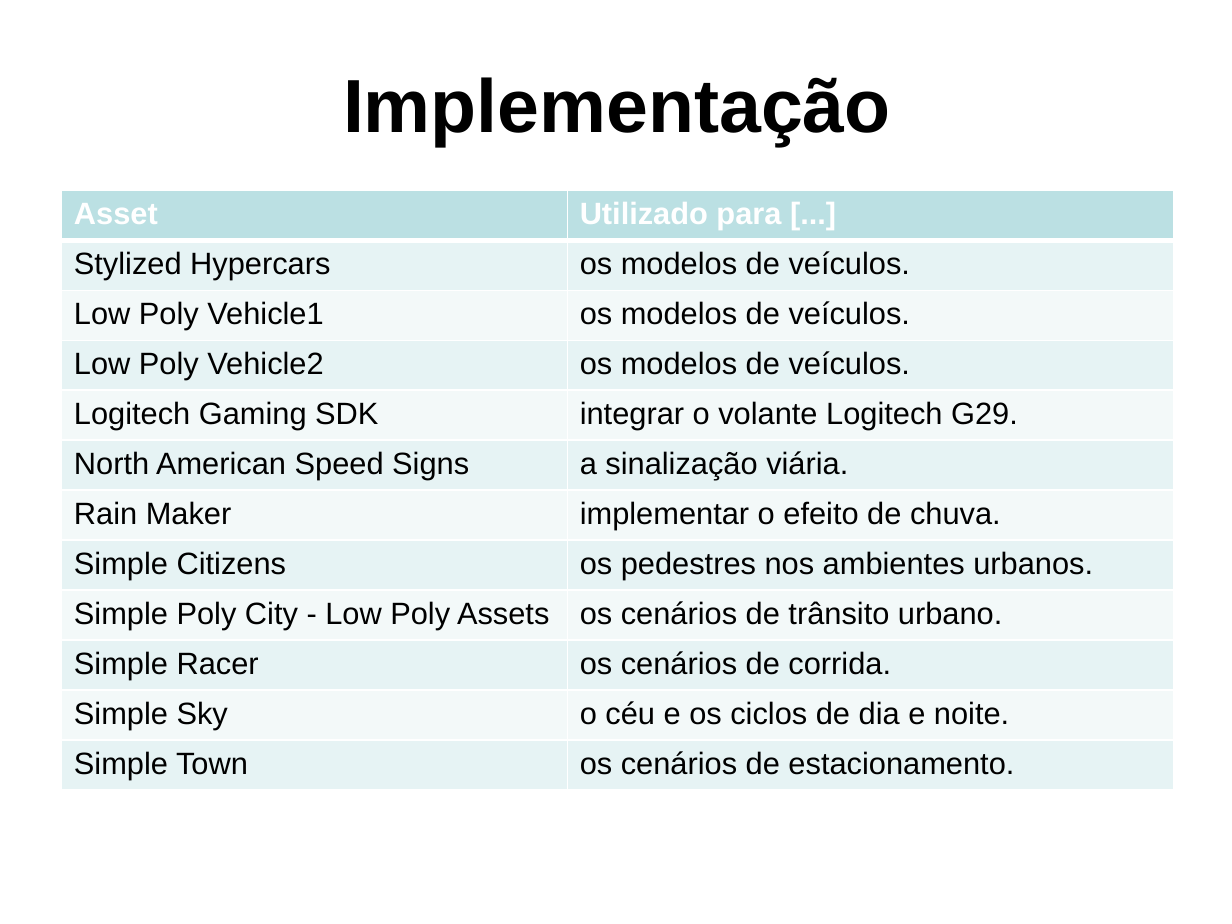
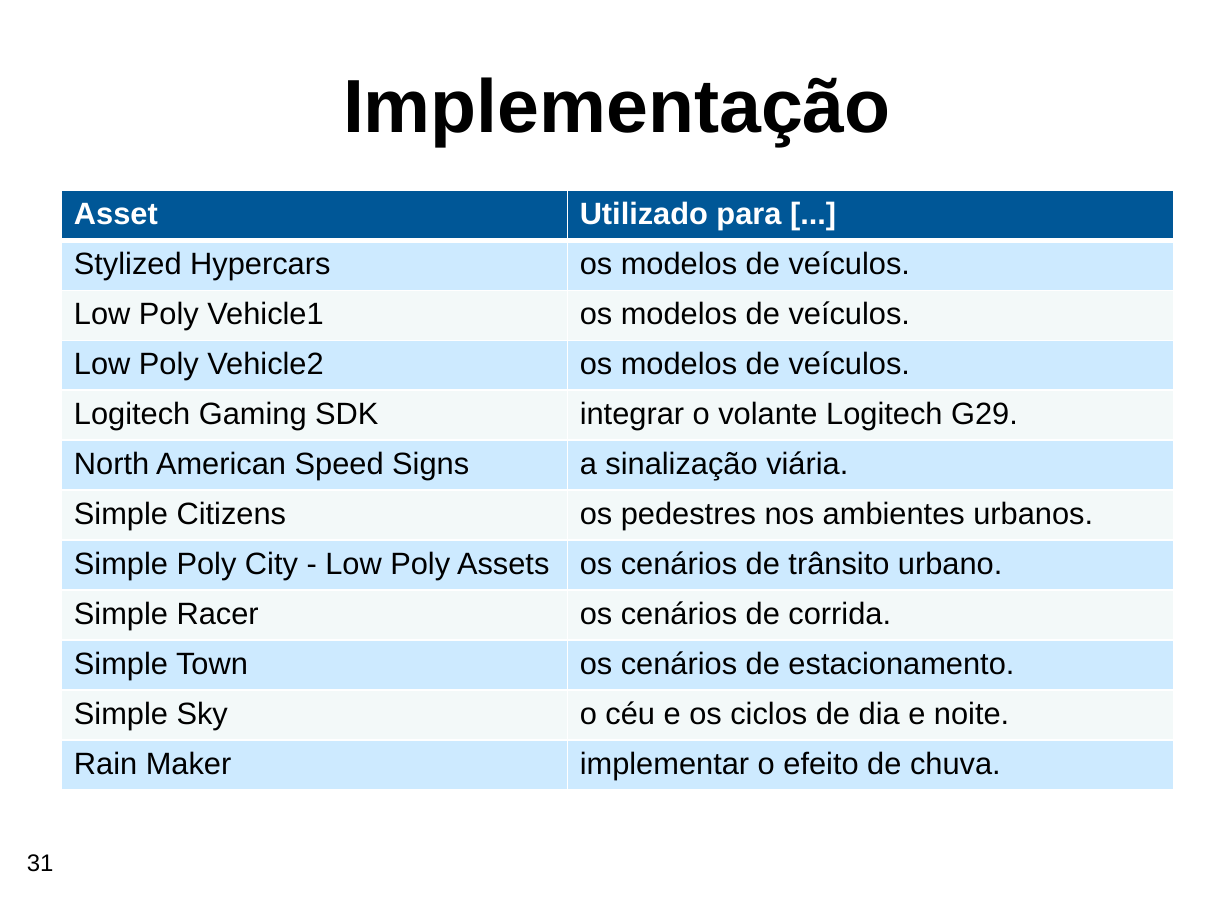
Before and after one commit to gustavobruder/furb-bcc-tcc-2026, a slide deck: slide 31 of Documentos/Apresentacao-TCC-BCC-GustavoBaroniBruder.pptx (slide 20 before the commit). Drawn at 1232x924 pixels with LibreOffice and Linux fonts; fonts in the diff are those of the drawing; background and template pictures are left out. Boxes give left, top, right and bottom in pixels: in the first picture for what was removed or moved away, otherwise in the second. Text is boxed around its words. In the diff, an @@ line names an element or a change of style, - is before the commit and + after.

```diff
--- a/Documentos/Apresentacao-TCC-BCC-GustavoBaroniBruder.pptx
+++ b/Documentos/Apresentacao-TCC-BCC-GustavoBaroniBruder.pptx
@@ table at [62,191,1174,791] @@
-row 7: Rain Maker | implementar o efeito de chuva.
+row 10: Simple Town | os cenários de estacionamento.
-row 12, column 1: Simple Town
+row 12, column 1: Rain Maker
-row 12, column 2: os cenários de estacionamento.
+row 12, column 2: implementar o efeito de chuva.
@@ fill #BBE0E3 to #005797 in row 1 @@
@@ fill #E7F3F4 to #CDEAFF in 12 cells @@
@@ page number added at [27,854,54,872], 14 pt, text #000000 @@
+31
```
Also in this commit, not shown: 27 other slides changed, 16 slides added, 3 slides removed, 1 other file.
